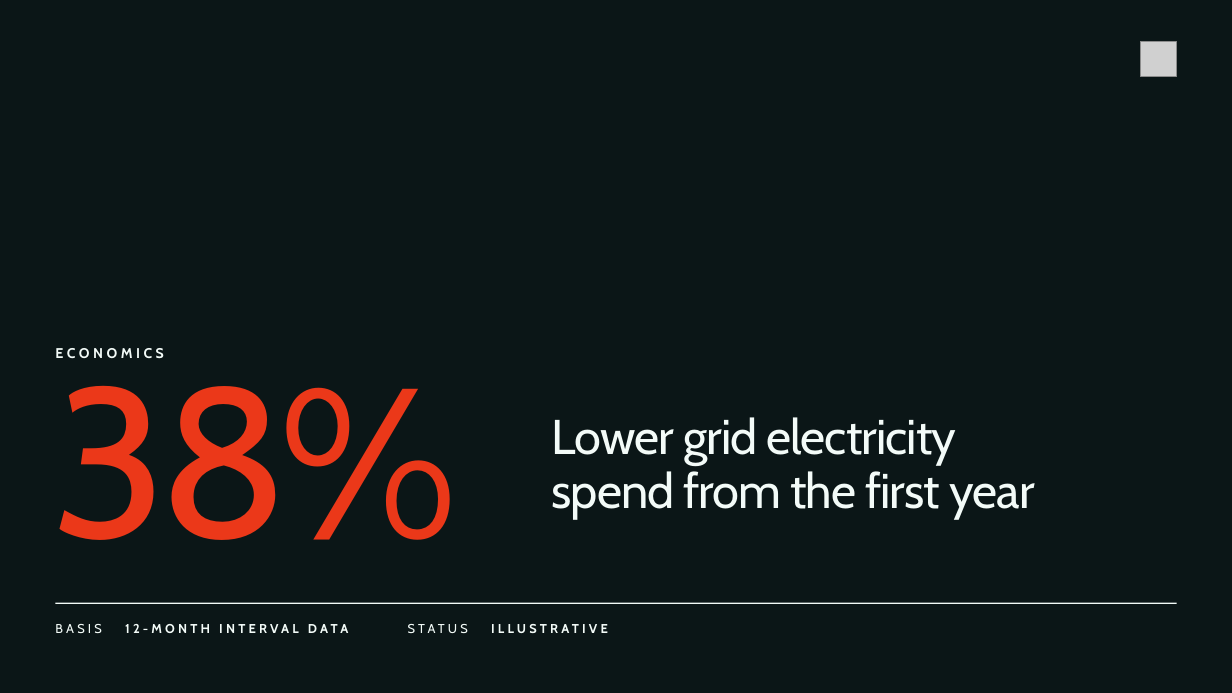
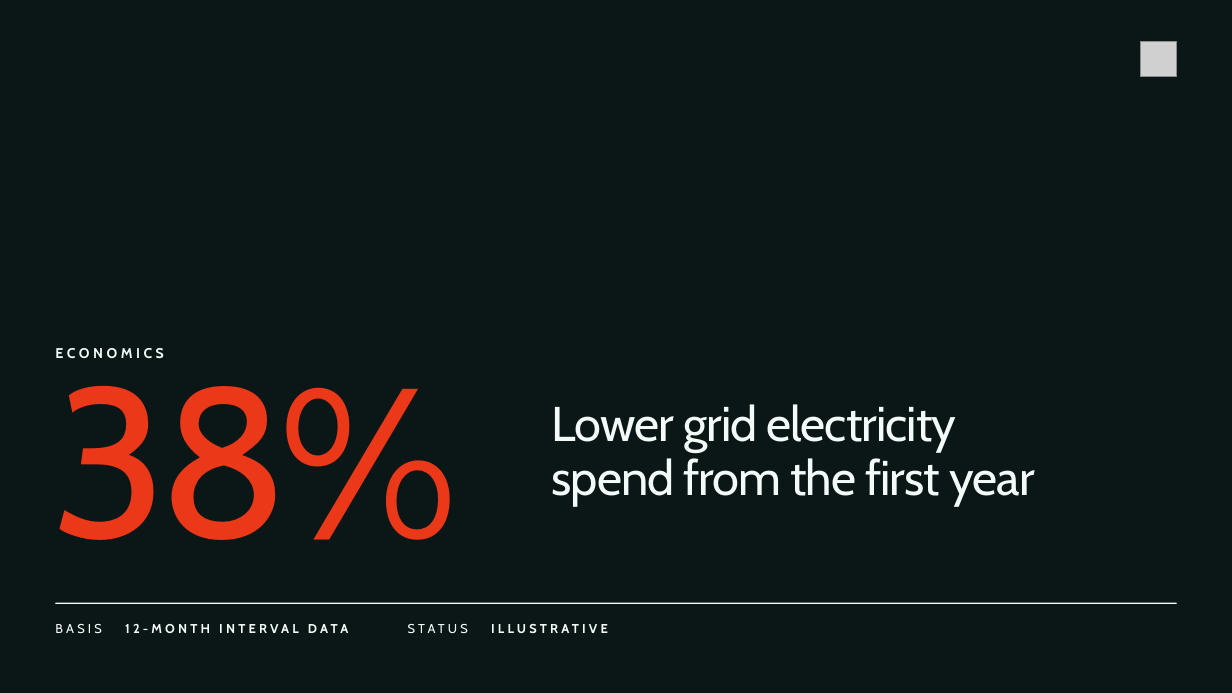
Before and after one commit to sfield079/ocean-brand-system, a slide deck: slide 13 of output/pptx/ocean-layout-reference.pptx. Drawn at 1232x693 pixels with LibreOffice and Linux fonts; fonts in the diff are those of the drawing; grey boxes stand for pictures; background and template pictures are left out. Boxes give left, top, right and bottom in pixels: in the first picture for what was removed or moved away, otherwise in the second. Text is boxed around its words. In the diff, an @@ line names an element or a change of style, - is before the commit and + after.

```diff
--- a/output/pptx/ocean-layout-reference.pptx
+++ b/output/pptx/ocean-layout-reference.pptx
@@ text "Lower grid electricity": place and size @@
-text "Lower grid electricity" at bbox=[552, 417, 1034, 519]
+text "Lower grid electricity" at bbox=[552, 404, 1034, 506]
```
Also in this commit, not shown: 12 other slides changed, 50 other files.
